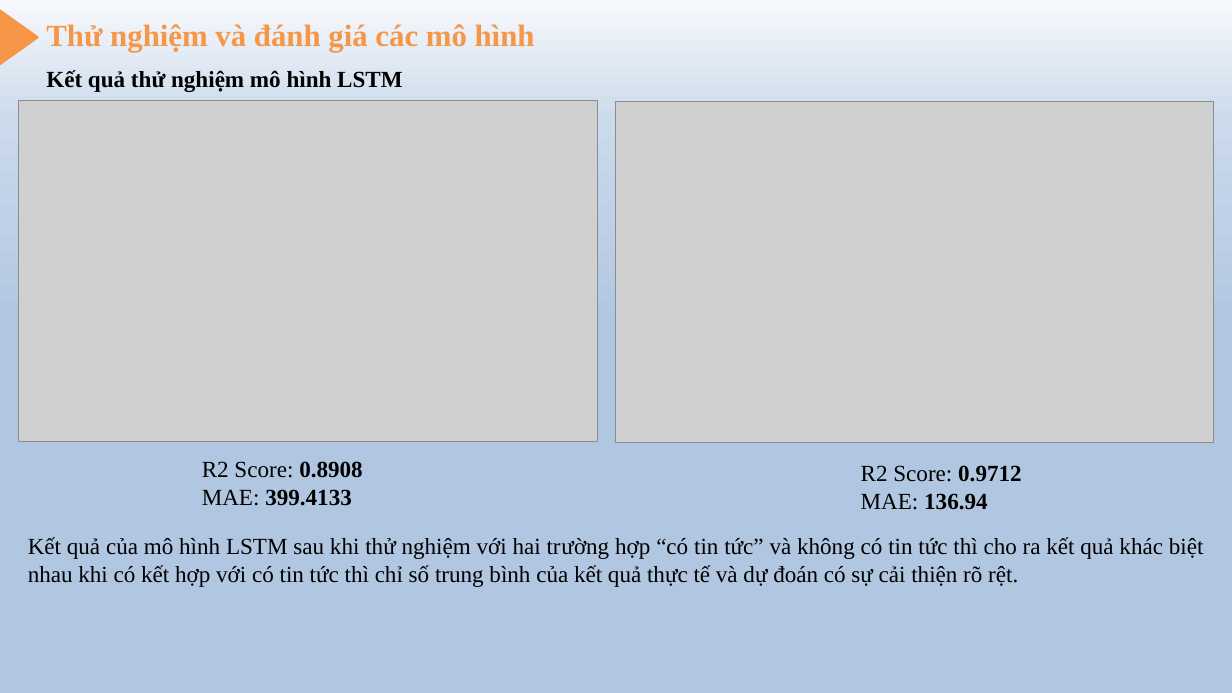
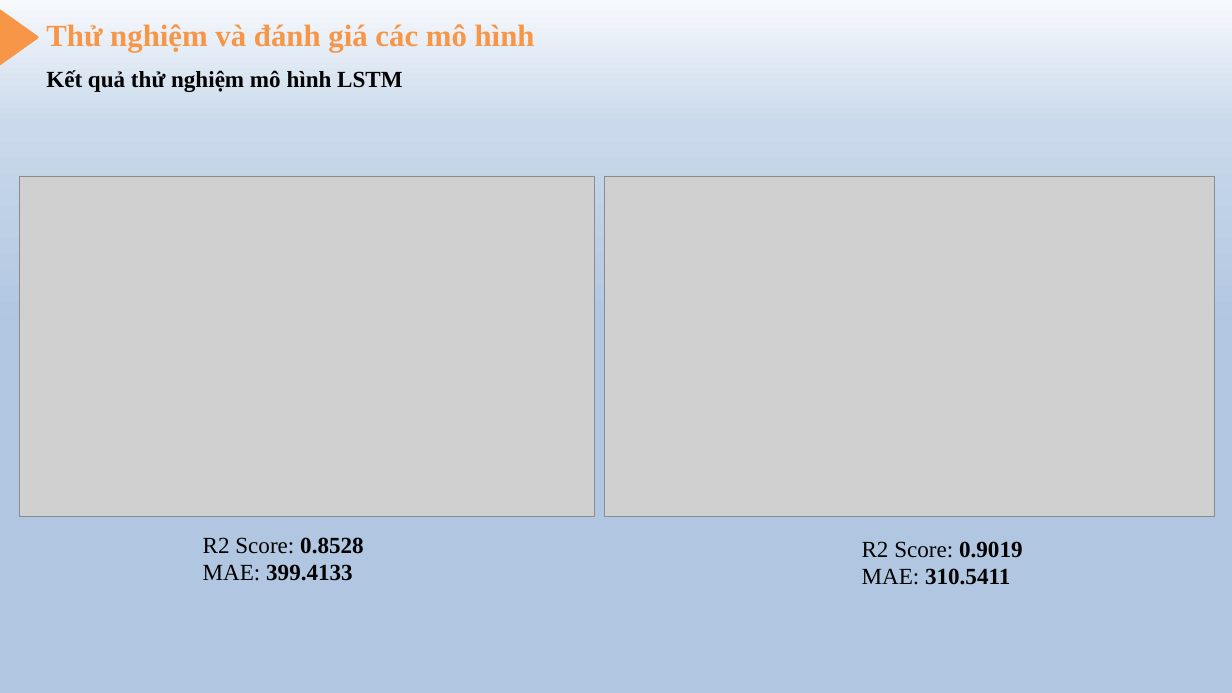
Before and after one commit to tintran2211-dev/Scientific-research, a slide deck: slide 19 of 60PM2_1851171644_TranCongTin/Code_60PM2_1871171644_TranCongTin/Slide.pptx (slide 20 before the commit). Drawn at 1232x693 pixels with LibreOffice and Linux fonts; fonts in the diff are those of the drawing; grey boxes stand for pictures; background and template pictures are left out. Boxes give left, top, right and bottom in pixels: in the first picture for what was removed or moved away, otherwise in the second. Text is boxed around its words. In the diff, an @@ line names an element or a change of style, - is before the commit and + after.

```diff
--- a/60PM2_1851171644_TranCongTin/Code_60PM2_1871171644_TranCongTin/Slide.pptx
+++ b/60PM2_1851171644_TranCongTin/Code_60PM2_1871171644_TranCongTin/Slide.pptx
@@ picture: place and size @@
-picture at [18, 101, 597, 442]
+picture at [19, 177, 594, 518]
@@ picture: place and size @@
-picture at [616, 102, 1214, 443]
+picture at [604, 177, 1214, 518]
@@ text removed at [28, 537, 1204, 587] @@
-Kết quả của mô hình LSTM sau khi thử nghiệm với hai trường hợp “có tin tức” và không có tin tức thì cho ra kết quả khác biệt nhau khi có kết hợp với có tin tức thì chỉ số trung bình của kết quả thực tế và dự đoán có sự cải thiện rõ rệt.
@@ text "R2 Score: 0.8528": place and size @@
-text "R2 Score: 0.8528" at [202, 461, 362, 506]
+text "R2 Score: 0.8528" at [203, 537, 363, 581]
@@ text at [203, 537, 363, 554]: text changed @@
-R2 Score: 0.8908
+R2 Score: 0.8528
@@ text at [862, 541, 1022, 585]: text changed; bold on @@
-R2 Score: 0.9712
-MAE: 136.94
+R2 Score: 0.9019
+MAE: 310.5411
```
Also in this commit, not shown: 19 other slides changed, 1 slide removed, 3 other files.
